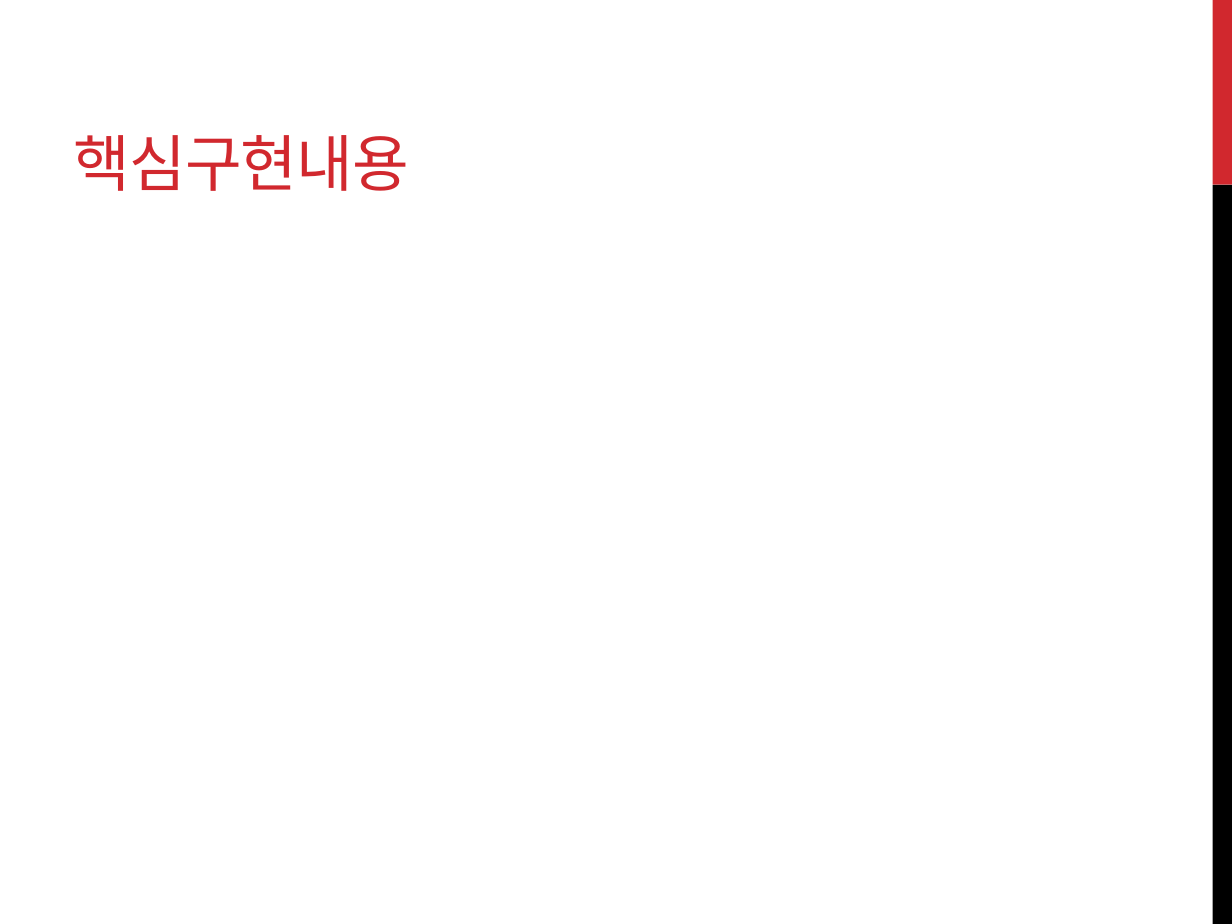
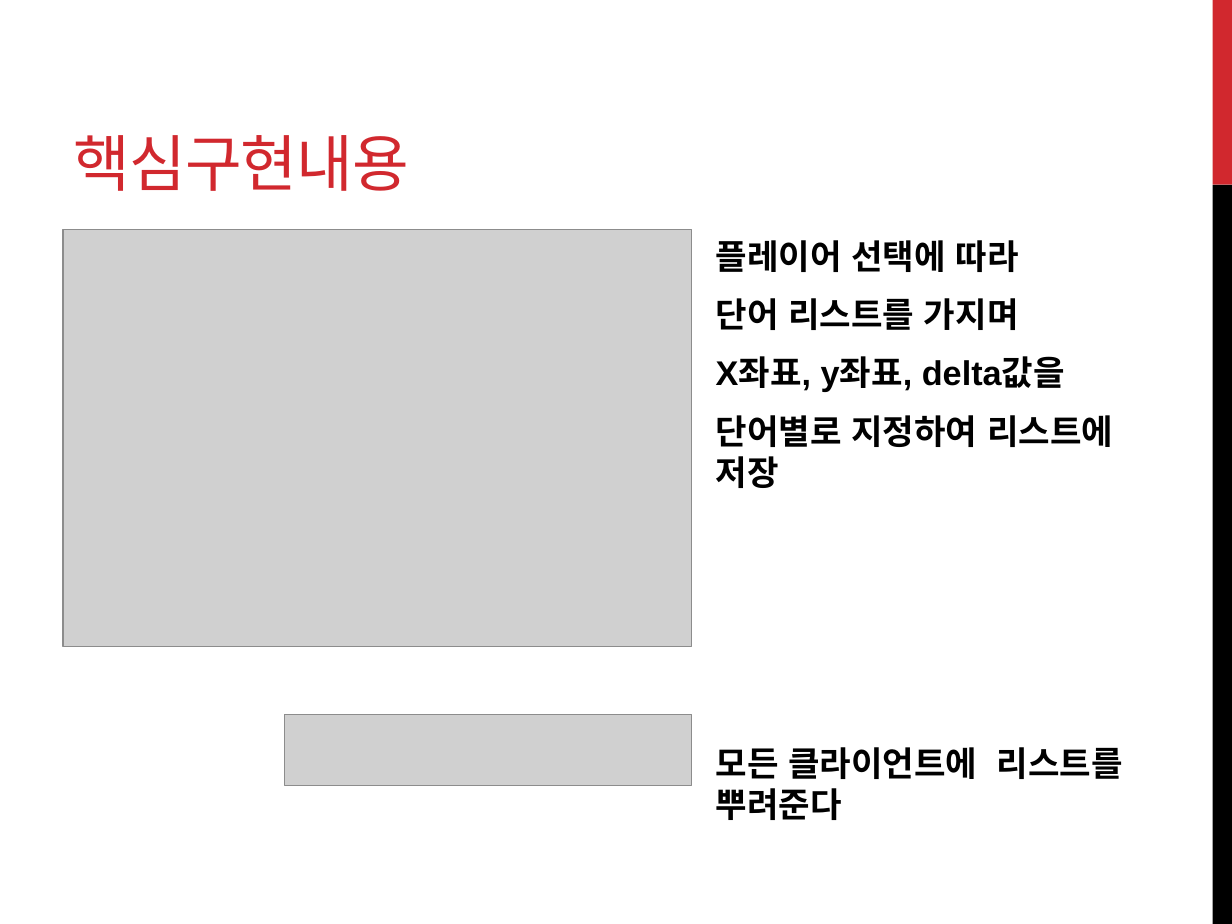
Before and after one commit to jinlee10/javaminiproj, a slide deck: slide 16 of Java_mini_proj_home/java_proj_PPT.pptx (slide 15 before the commit). Drawn at 1232x924 pixels with LibreOffice and Linux fonts; fonts in the diff are those of the drawing; grey boxes stand for pictures. Boxes give left, top, right and bottom in pixels: in the first picture for what was removed or moved away, otherwise in the second. Text is boxed around its words. In the diff, an @@ line names an element or a change of style, - is before the commit and + after.

```diff
--- a/Java_mini_proj_home/java_proj_PPT.pptx
+++ b/Java_mini_proj_home/java_proj_PPT.pptx
@@ picture added at (63, 229, 691, 647) @@
@@ text added at (716, 240, 1123, 820), 20 pt, text #000000, bold @@
+플레이어 선택에 따라
+단어 리스트를 가지며
+X좌표, y좌표, delta값을
+단어별로 지정하여 리스트에 저장
+모든 클라이언트에 리스트를 뿌려준다
@@ picture added at (285, 715, 692, 786) @@
```
Also in this commit, not shown: 9 other slides changed, 3 slides added, 1 other file.
